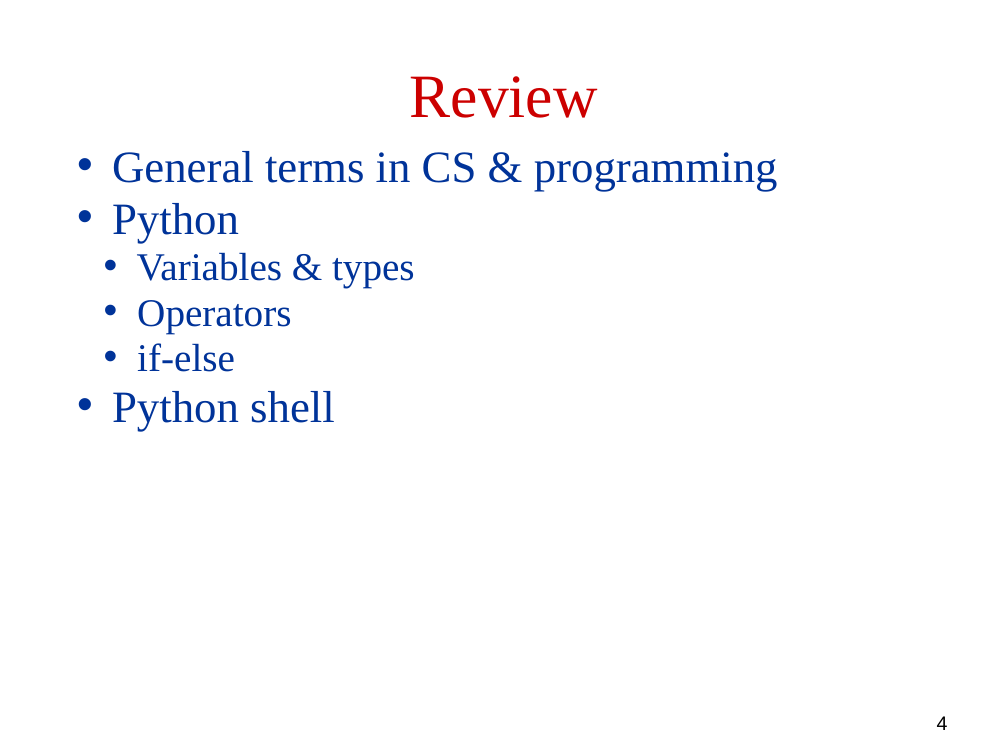
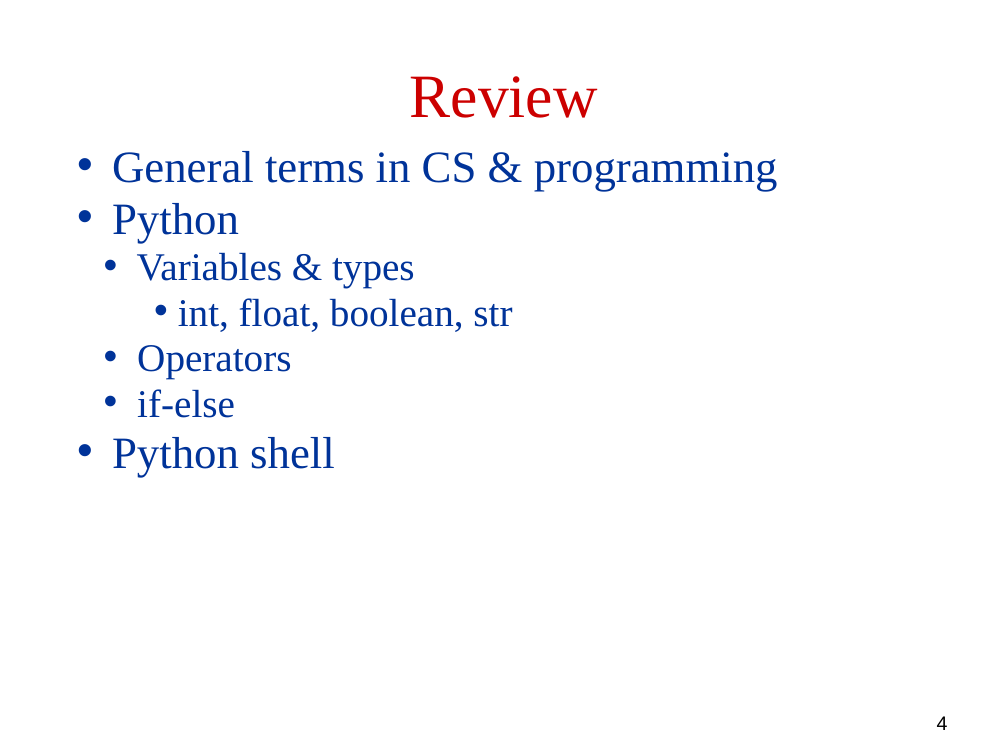
Before and after one commit to robintux/gip, a slide deck: slide 4 of Sessions/2/gip2.pptx. Drawn at 1008x756 pixels with LibreOffice and Linux fonts; fonts in the diff are those of the drawing. Boxes give left, top, right and bottom in pixels: in the first picture for what was removed or moved away, otherwise in the second. Text is boxed around its words. In the diff, an @@ line names an element or a change of style, - is before the commit and + after.

Commit message:
update, remove some floating stuff

```diff
--- a/Sessions/2/gip2.pptx
+++ b/Sessions/2/gip2.pptx
@@ text at bbox=[178, 298, 512, 332]: paragraph added @@
+    • int, float, boolean, str
```
Also in this commit, not shown: 11 other slides changed, 4 slides removed.
